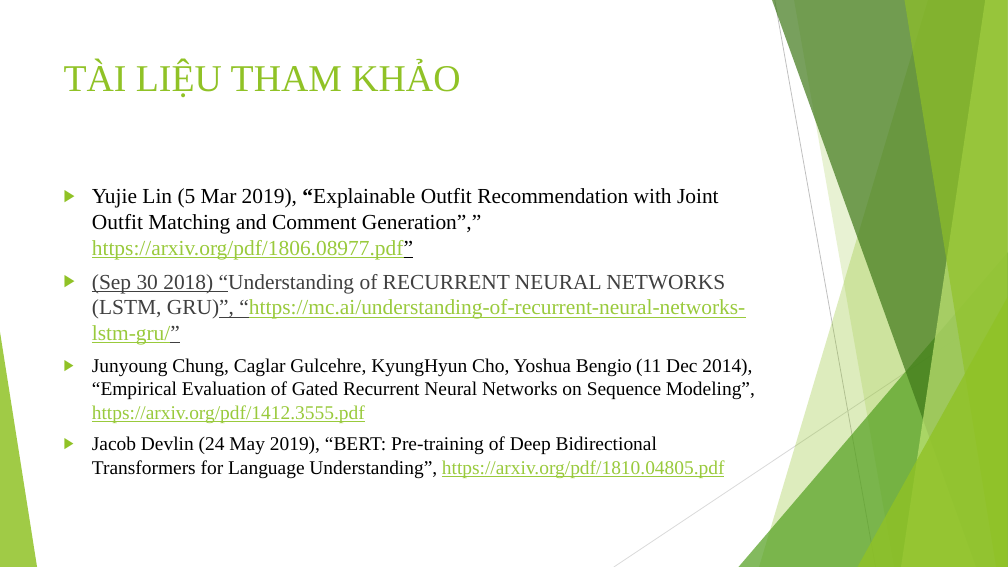
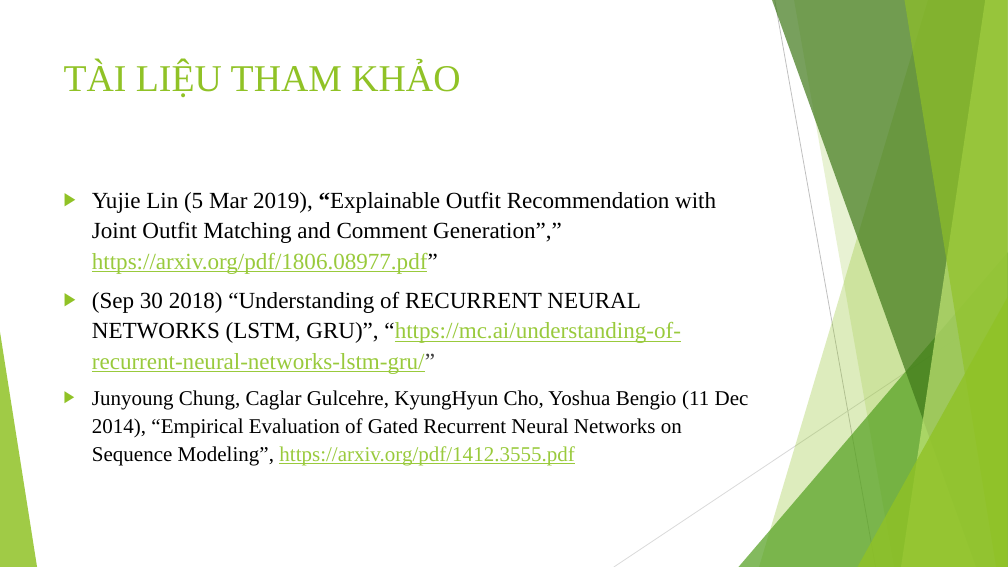
Before and after one commit to trungpham2701/KLTN-CommentGenerationForOutfit, a slide deck: slide 21 of BaoCaoKLTN.pptx (slide 20 before the commit). Drawn at 1008x567 pixels with LibreOffice and Linux fonts; fonts in the diff are those of the drawing. Boxes give left, top, right and bottom in pixels: in the first picture for what was removed or moved away, otherwise in the second. Text is boxed around its words. In the diff, an @@ line names an element or a change of style, - is before the commit and + after.

```diff
--- a/BaoCaoKLTN.pptx
+++ b/BaoCaoKLTN.pptx
@@ text "Yujie Lin (5 Mar 2019), ..." at box(92, 191, 749, 465): size 20.4 to 22 pt in "Yujie Lin (5 Mar 2019), “Explainable Outfit ...", "(Sep 30 2018) “Understanding of RECURRENT NEURAL ..."; underline off in "https://arxiv.org/pdf/1806.08977.pdf”", "(Sep 30 2018) “Understanding GRU)”, “https://mc.ai/understan ..."; text colour #404040 to #000000 in "(Sep 30 2018) “Understanding of RECURRENT NEURAL ..."; size 18.5 to 20 pt in "Junyoung Chung, Caglar Gulcehre, KyungHyun Cho, Yoshua ..."; line spacing 1 to 1.1 @@
@@ text at box(92, 436, 725, 479): paragraph removed @@
-▶ Jacob Devlin (24 May 2019), “BERT: Pre-training of Deep Bidirectional Transformers for Language Understanding”, https://arxiv.org/pdf/1810.04805.pdf
```
Also in this commit, not shown: 3 other slides changed, 1 slide added.
